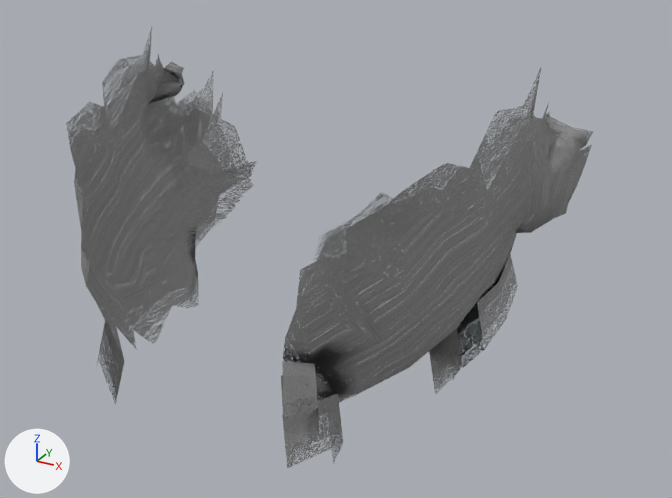
One commit to the glTF model assets/source/characters/parts/hair_m_gaunt/beard_mutton.glb: the scene before it, then after it.
Camera for both pictures: a 50 mm lens placed at (0.155, -0.295, 1.671), pointed at (0.015, -0.041, 1.544). The lights are fixed; the arrows at lower left show +X, +Y and +Z. The first picture is the older version. Objects named as collision shapes, trigger or cutter boxes, shadow casters or lower levels of detail are left out. Vertices at exactly the same position are counted once.

The older version as bpy lines, for what is in view:
```python
me_beard_lod0 = bpy.data.meshes.new('beard_lod0')
me_beard_lod0.from_pydata(...)  # 315 vertices, 461 faces; spans x -0.087..0.087, y -0.109..0.015, z 1.495..1.609
me_beard_lod0.materials.append(mat_beard_mutton)
ob_beard_lod0 = bpy.data.objects.new('beard_lod0', me_beard_lod0)
ob_beard_lod0.location = (0.0, 0.0, 0.0)
```
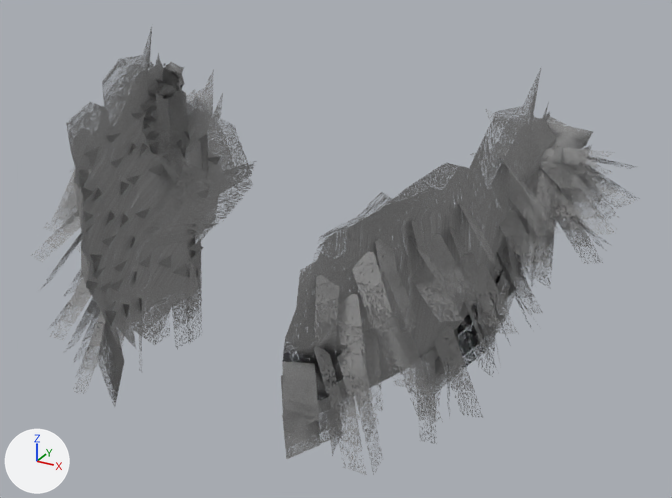
Changed parts and their boxes [x1, y1, x2, y2] in the pictures (672 x 498 px):
```json
{"object": "beard_lod0", "change": "reshaped", "before": [66, 30, 593, 468], "after": [31, 27, 640, 475], "on screen": "16% wider"}
{"part": 1, "of": "me_beard_lod0", "change": "built on", "before": [281, 114, 592, 468], "after": [281, 109, 640, 475]}
{"part": 2, "of": "me_beard_lod0", "change": "built on", "before": [97, 61, 212, 404], "after": [31, 64, 221, 405]}
{"part": 3, "of": "me_beard_lod0", "change": "surface changed", "before": [66, 31, 593, 401], "after": [66, 31, 593, 401]}
```

Edits to the scene script, one JSON object a line:
```json
{"block": "me_beard_lod0", "where": "# used by ob_beard_lod0; location = (0.0, 0.0, 0.0)"}
{"op": "remove", "block": "me_beard_lod0", "code": "me_beard_lod0.from_pydata(...)  # 315 vertices, 461 faces; spans x -0.087..0.087, y -0.109..0.015, z 1.495..1.609"}
{"op": "add", "block": "me_beard_lod0", "code": "me_beard_lod0.from_pydata(...)  # 1021 vertices, 800 faces; spans x -0.106..0.107, y -0.11..0.015, z 1.484..1.609"}
{"block": "me_beard_lod0", "change": "me_beard_lod0 part 1: 8 vertices moved from x 0.033..0.063, y -0.109..-0.022, z 1.495..1.525 to x 0.032..0.064, y -0.108..-0.022, z 1.498..1.525; 11 vertices removed from x 0.051..0.086, y -0.074..0.0, z 1.522..1.587; 369 vertices added at x 0.039..0.107, y -0.11..0.005, z 1.486..1.593"}
{"block": "me_beard_lod0", "change": "me_beard_lod0 part 2: 4 vertices moved from x -0.045..-0.034, y -0.106..-0.091, z 1.502..1.517 to x -0.045..-0.034, y -0.106..-0.091, z 1.5..1.516; 6 vertices removed from x -0.076..-0.05, y -0.074..-0.003, z 1.52..1.591; 354 vertices added at x -0.106..-0.035, y -0.11..0.004, z 1.484..1.597"}
{"block": "me_beard_lod0", "change": "me_beard_lod0 part 3: 350 kept faces spanning x -0.087..0.087, y -0.109..0.015, z 1.504..1.609 get new texture (UV) coordinates"}
```
